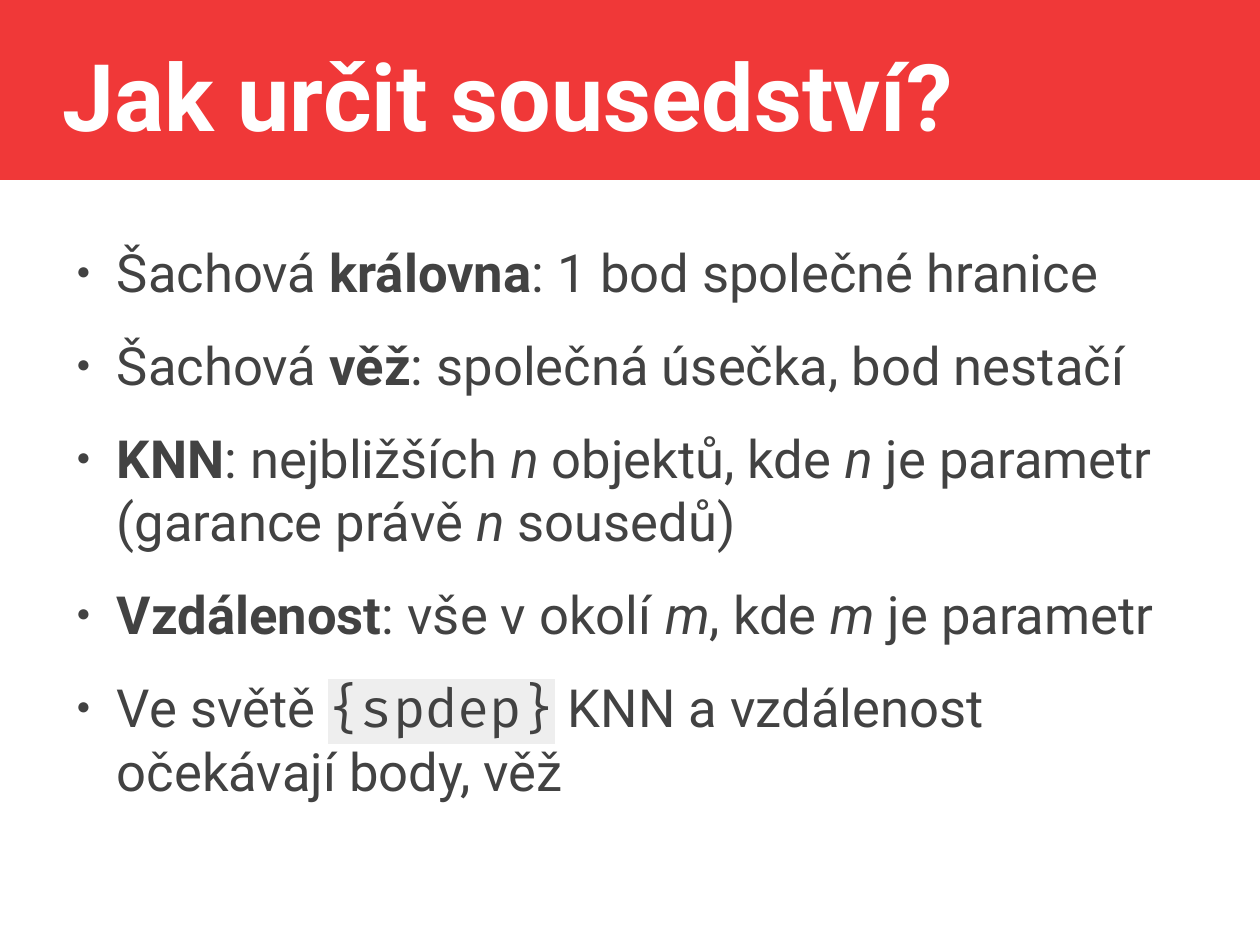
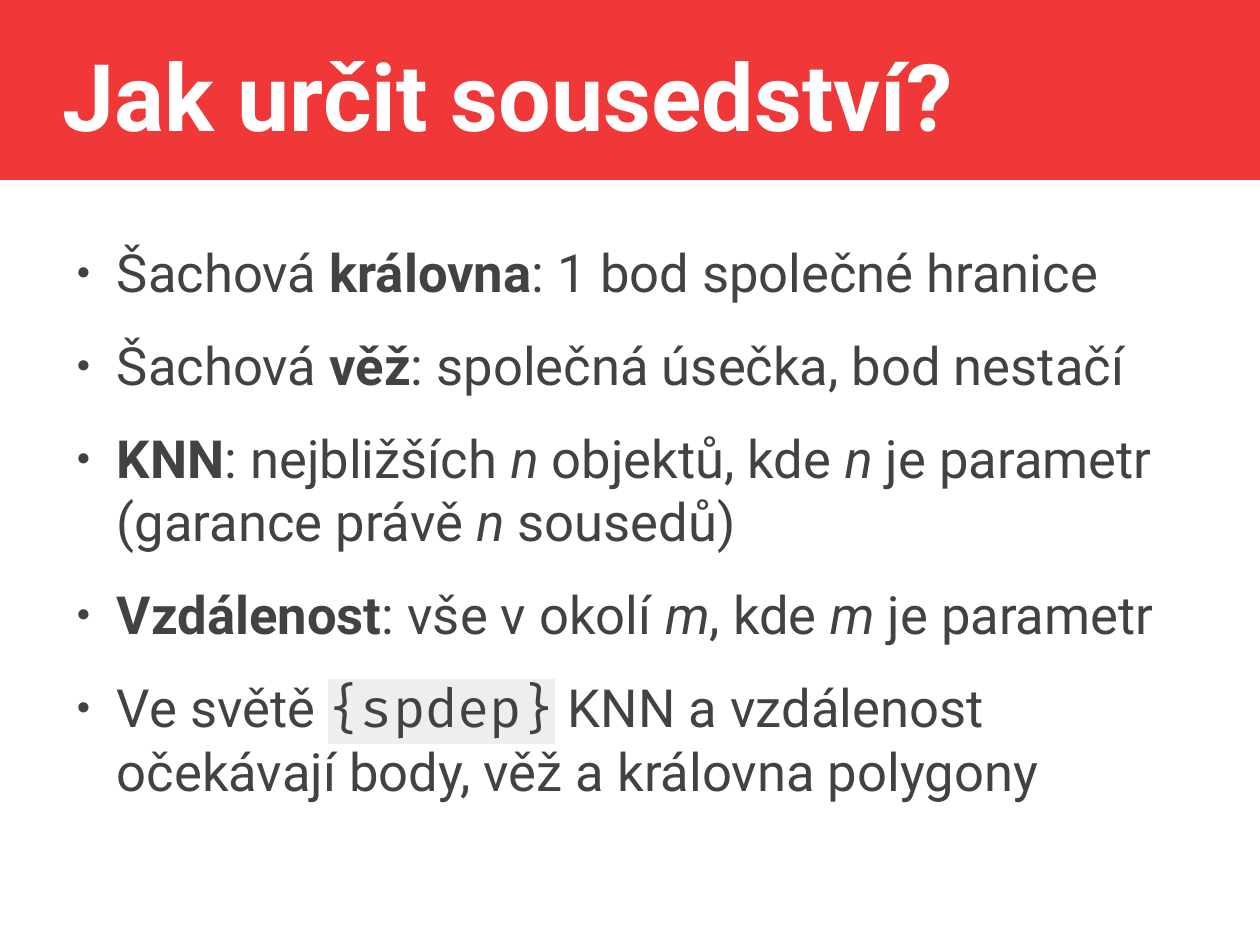
Before and after one commit to jlacko/4EK418, a slide deck: slide 7 of prez/8 - advanced calculations.odp (slide 15 before the commit). Drawn at 1260x945 pixels with LibreOffice and Linux fonts; fonts in the diff are those of the drawing. Boxes give left, top, right and bottom in pixels: in the first picture for what was removed or moved away, otherwise in the second. Text is boxed around its words. In the diff, an @@ line names an element or a change of style, - is before the commit and + after.

```diff
--- a/prez/8 - advanced calculations.odp
+++ b/prez/8 - advanced calculations.odp
@@ text at [117, 685, 1038, 802]: text changed @@
-● Ve světě {spdep} KNN a vzdálenost očekávají body, věž
+● Ve světě {spdep} KNN a vzdálenost očekávají body, věž a královna polygony
```
Also in this commit, not shown: 4 other slides changed, 1 slide added, 9 other files.
